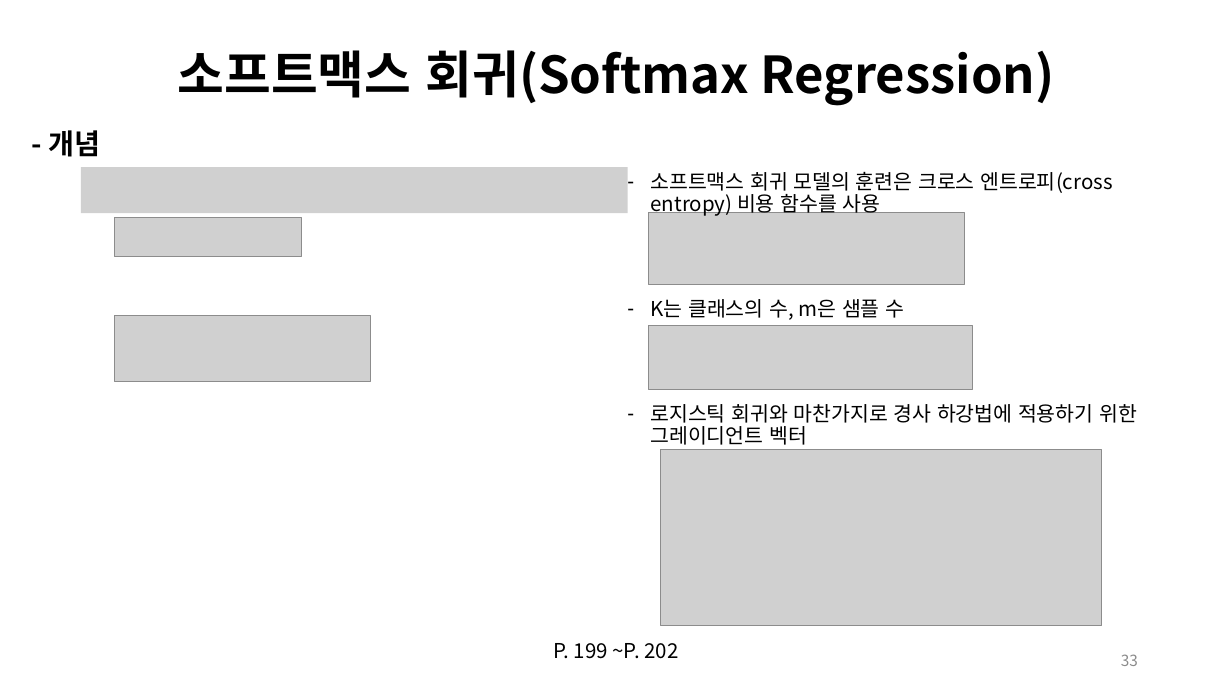
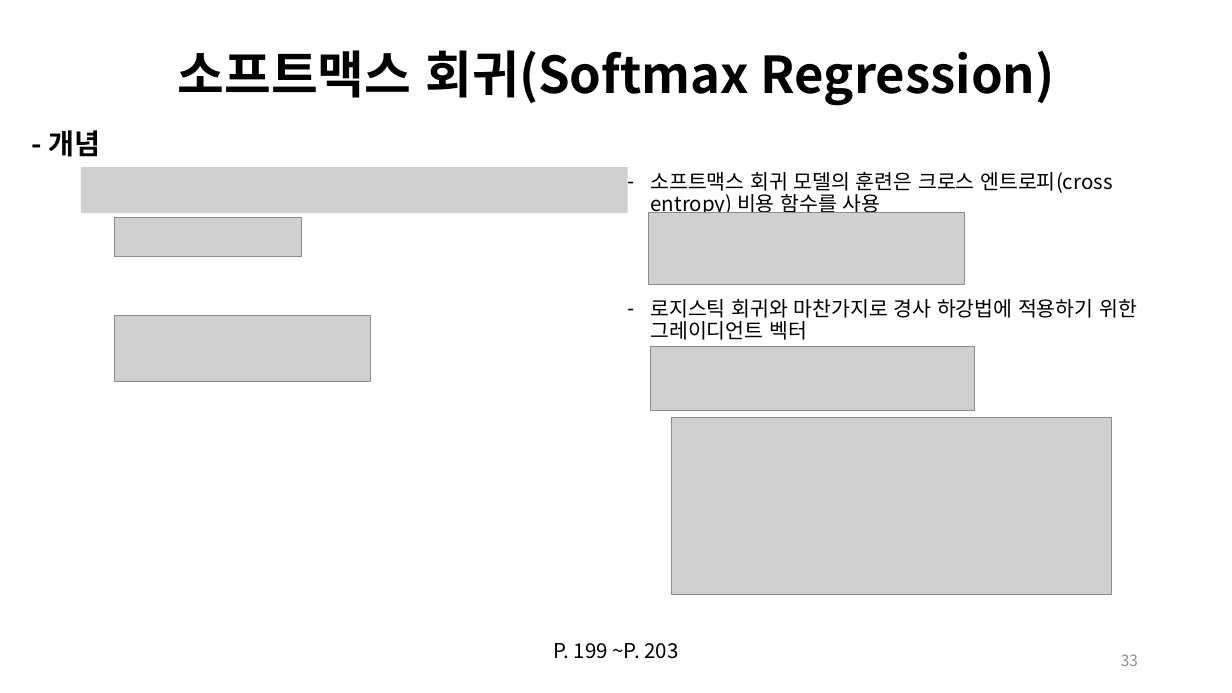
Before and after one commit to Yonghyeon-Choi/HandsOnML-StudyGroup, a slide deck: slide 33 of 04_training_linear_models/210713_4강_최용현.pptx. Drawn at 1232x693 pixels with LibreOffice and Linux fonts; fonts in the diff are those of the drawing; grey boxes stand for pictures. Boxes give left, top, right and bottom in pixels: in the first picture for what was removed or moved away, otherwise in the second. Text is boxed around its words. In the diff, an @@ line names an element or a change of style, - is before the commit and + after.

```diff
--- a/04_training_linear_models/210713_4강_최용현.pptx
+++ b/04_training_linear_models/210713_4강_최용현.pptx
@@ text at [651,299,904,320]: paragraph removed @@
-– K는 클래스의 수, m은 샘플 수
@@ picture: place and size @@
-picture at [649,325,972,389]
+picture at [651,347,974,410]
@@ picture: place and size @@
-picture at [661,449,1102,626]
+picture at [671,418,1112,594]
@@ text at [553,643,679,659]: text changed @@
-P. 199 ~P. 202
+P. 199 ~P. 203
```
Also in this commit, not shown: 2 other slides changed.
